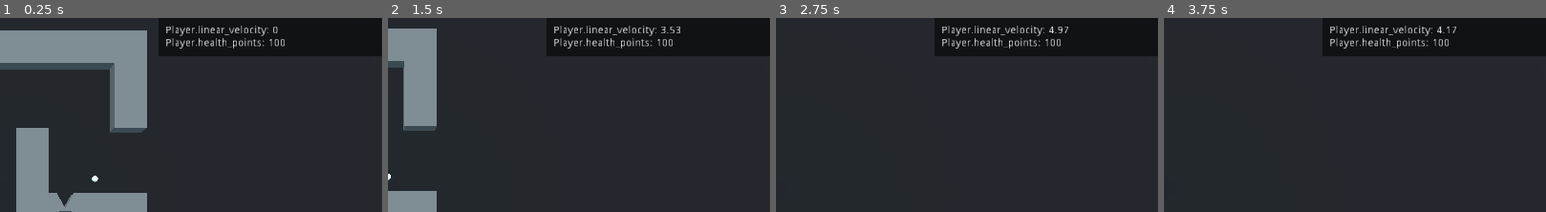
Above: before the commit, frames 1-4 (left to right).
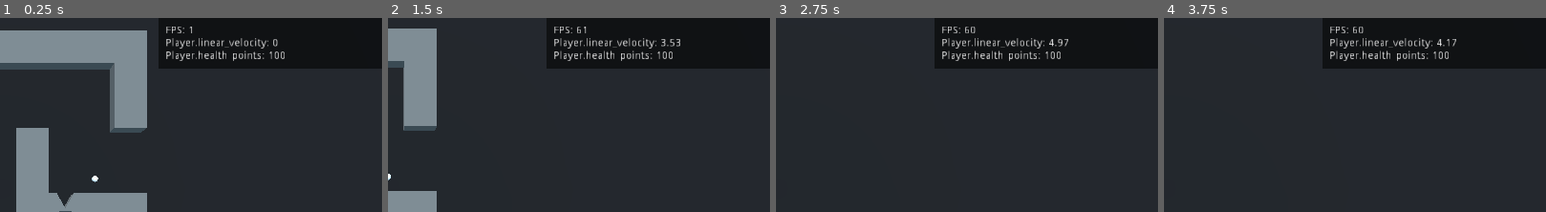
Above: after the commit, the same moments.

Repository: winston-yallow/primitives
Game: Godot game, scene res://levels/00_Test.tscn
Two runs of this game, one before a commit and one after it. Both use one fixed random seed, a clock stepped at 60 frames per second and the inputs below.
Inputs:
- Up to frame 1 (0.25 s): no input
- Up to frame 2 (1.5 s): tap Enter at 0.5 s; hold D (game_right) 0.53-1.28 s; hold Space (reappear) 0.53-1.28 s; hold S (game_backward) from 1.28 s (still down); tap Backspace at 1.35 s
- Up to frame 3 (2.75 s): release S (game_backward) at 2.03 s; hold D (game_right) from 2.03 s (still down); hold Space (reappear) from 2.03 s (still down)
- Up to frame 4 (3.75 s): release D (game_right) at 2.78 s; release Space (reappear) at 2.78 s; hold W (game_forward) 2.78-3.53 s; tap Backspace at 2.85 s; hold A (game_left) from 3.53 s (still down); hold Space (reappear) from 3.53 s (still down)
The pictures show only the part of the screen within x 50-100%, y 0-50%; the shares and areas given below are measured in that part.

The runs differ from the first frame. In frame 1, 5.0% of the frame differs, in the area x 41-100%, y 3-27%; in frame 2, 5.1%; in frame 3, 5.1%; in frame 4, 5.0%.

Commit message:
Show FPS by default

Diff:
--- a/game/dev_tools/DevTools.tscn
+++ b/game/dev_tools/DevTools.tscn
@@ -13,6 +13,7 @@
     float avg = (A.x + A.y) * 0.5;
     COLOR.a = max(0.0, pow(avg, 4.0) - 0.25);
 }"
+custom_defines = ""
 
 [sub_resource type="ShaderMaterial" id=2]
 shader = SubResource( 1 )
@@ -134,6 +135,7 @@
 margin_right = 24.0
 margin_bottom = 24.0
 theme = ExtResource( 4 )
+pressed = true
 
 [node name="Label" type="Label" parent="SettingsBG/Scroll/VBox/FPS"]
 margin_left = 24.0
Not shown: 1 places in game/dev_tools/DevTools.tscn that only renumber resources
